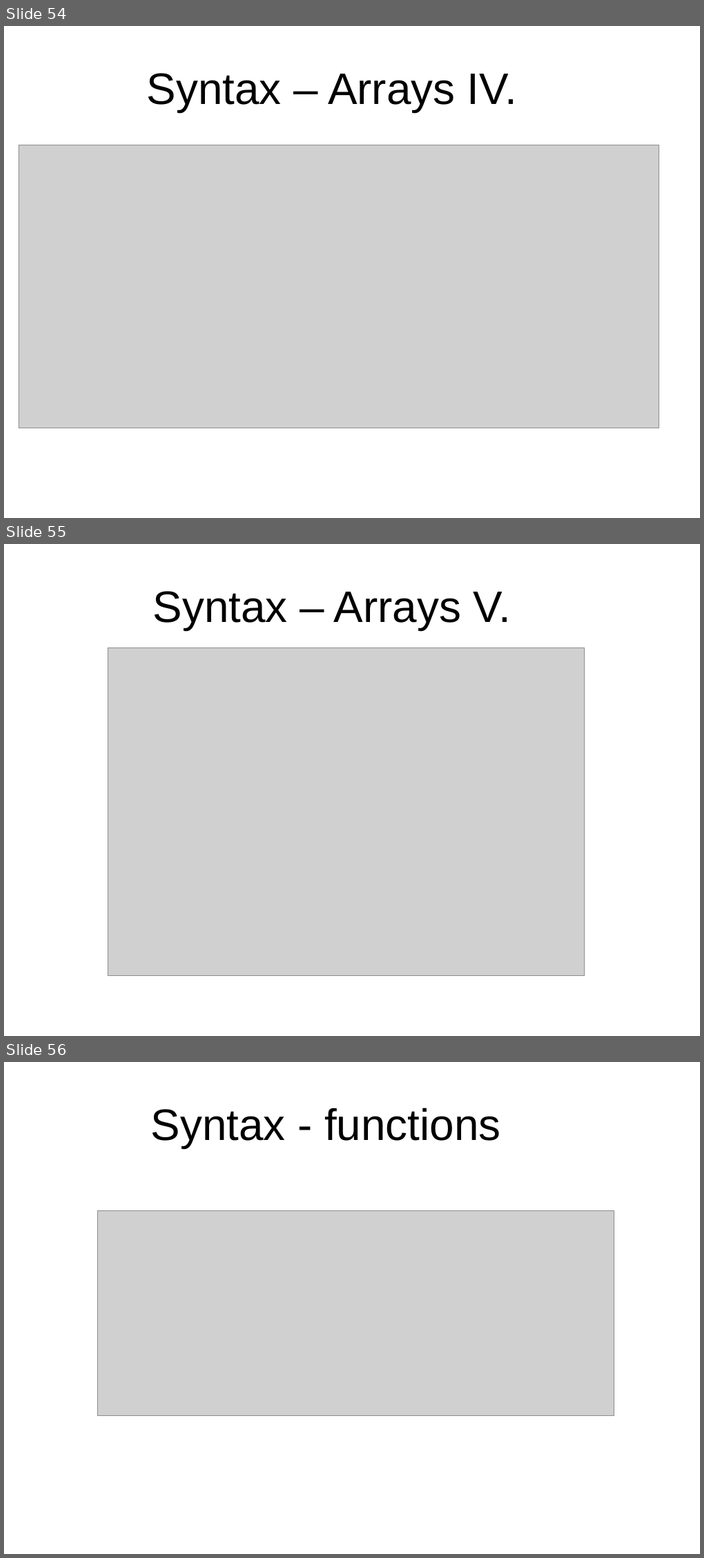
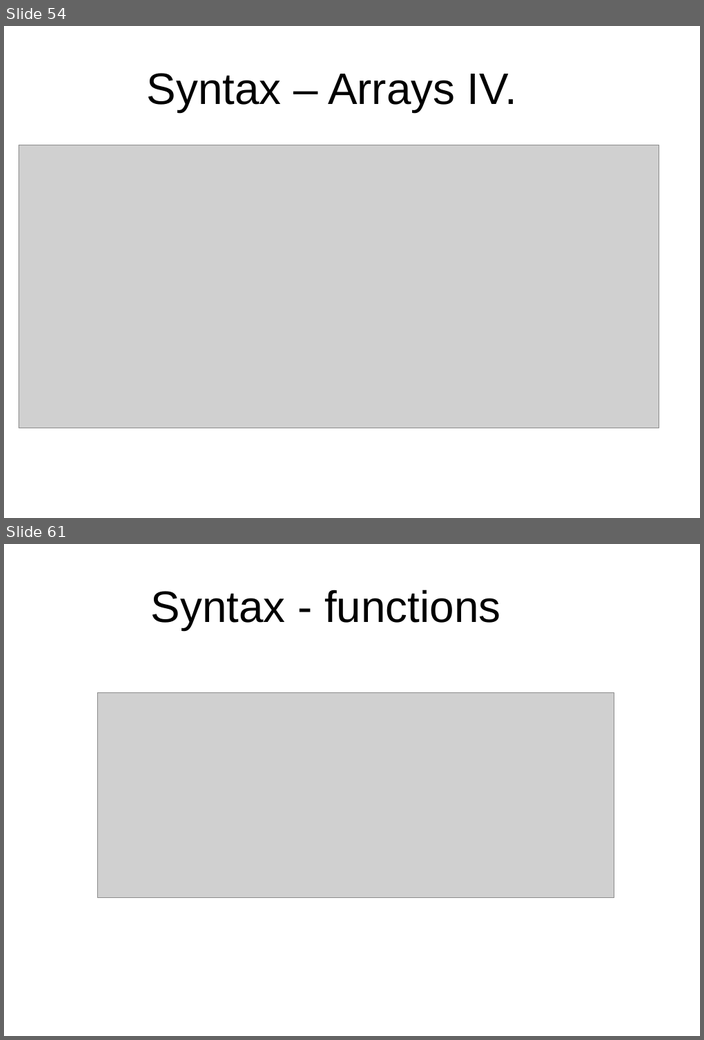
Before and after one commit to peterborkuti/other, a slide deck: JavaScriptBasics/jsbasics-slide.odp. Shown one above the other, each under a label of ours: slides 54, 55 and 56 before the commit, slides 54 and 61 after it; the slides between them are not shown. The pictures are 704x1558 and 704x1040 pixels, drawn with LibreOffice and Linux fonts; fonts in the diff are those of the drawing; grey boxes stand for pictures; background and template pictures are left out. Boxes give left, top, right and bottom in pixels: in the first picture for what was removed or moved away, otherwise in the second. Text is boxed around its words. In the diff, an @@ line names an element or a change of style, - is before the commit and + after.

```diff
--- a/JavaScriptBasics/jsbasics-slide.odp
+++ b/JavaScriptBasics/jsbasics-slide.odp
@@ slide 55 removed at (4, 544, 700, 1036), background #FFFFFF @@
@@ title removed at (153, 591, 510, 630) @@
-Syntax – Arrays V.
@@ picture removed at (108, 648, 584, 975) @@
@@ what was slide 56 is now slide 61 @@
```
Also in this commit, not shown: 6 slides added, 7 other files.
